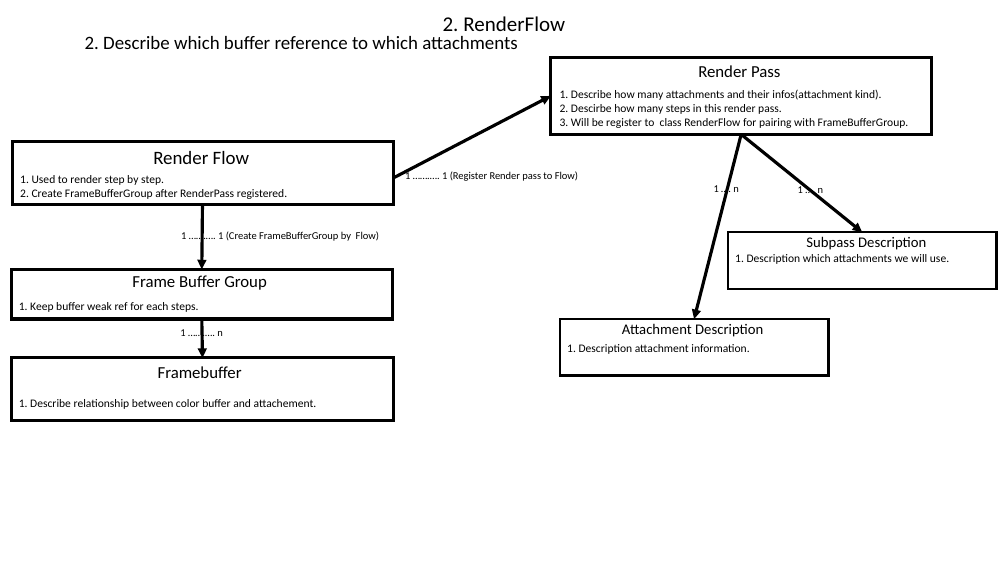
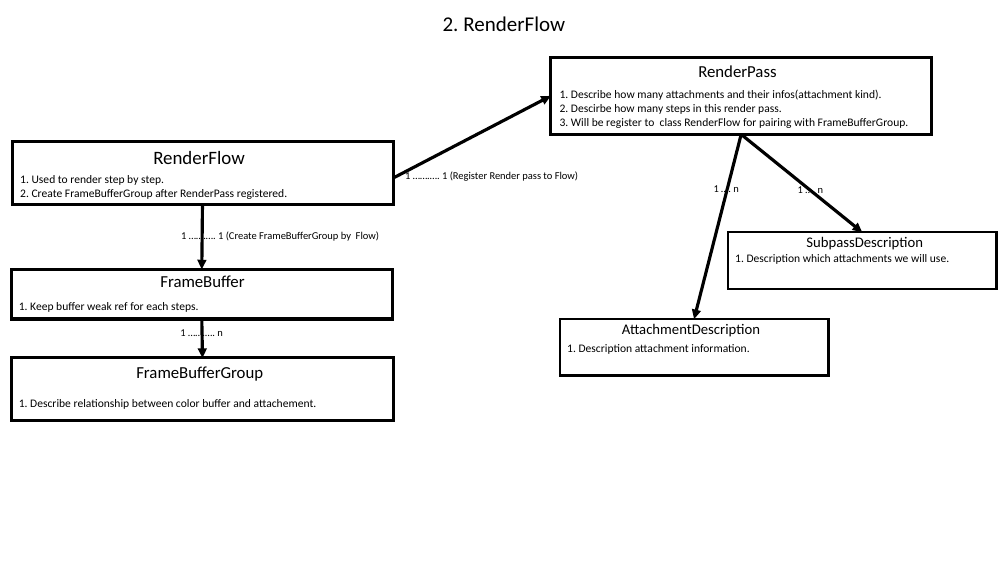
Before and after one commit to LalaChen/SDEngine, a slide deck: slide 4 of Doc/Note/Design/EngineDesign.pptx. Drawn at 1008x567 pixels with LibreOffice and Linux fonts; fonts in the diff are those of the drawing. Boxes give left, top, right and bottom in pixels: in the first picture for what was removed or moved away, otherwise in the second. Text is boxed around its words. In the diff, an @@ line names an element or a change of style, - is before the commit and + after.

Commit message:
[add] RenderFlow system and add initialize flow for graphics manager.

```diff
--- a/Doc/Note/Design/EngineDesign.pptx
+++ b/Doc/Note/Design/EngineDesign.pptx
@@ text removed at (85, 36, 518, 49) @@
-2. Describe which buffer reference to which attachments
@@ text at (698, 65, 776, 77): spaces changed @@
-Render Pass
+RenderPass
@@ text at (153, 151, 244, 164): spaces changed @@
-Render Flow
+RenderFlow
@@ text at (806, 236, 923, 250): spaces changed @@
-Subpass Description
+SubpassDescription
@@ text removed at (132, 275, 267, 290) @@
-Frame Buffer Group
@@ text at (160, 275, 244, 287): text changed @@
-Framebuffer
+FrameBuffer
@@ text at (622, 324, 760, 337): spaces changed @@
-Attachment Description
+AttachmentDescription
@@ text added at (136, 366, 263, 381), 16 pt, text #000000 @@
+FrameBufferGroup
```
Also in this commit, not shown: 58 other files.
